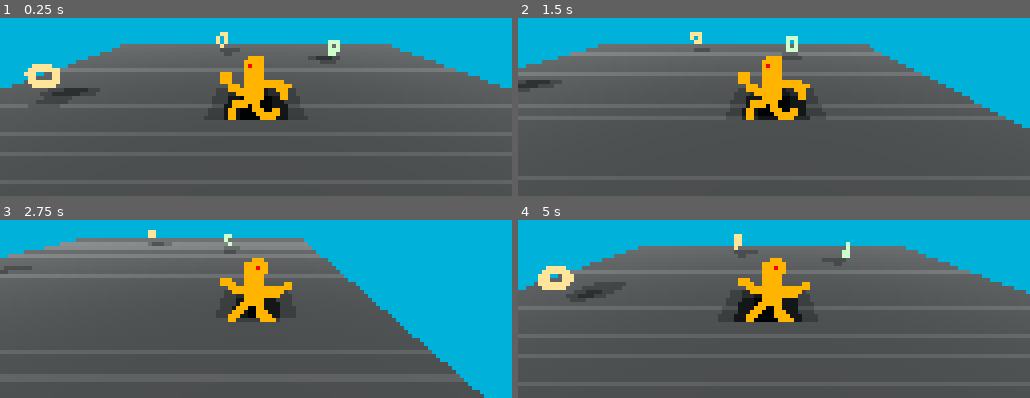
Above: before the commit, frames 1-4 (two rows, left to right).
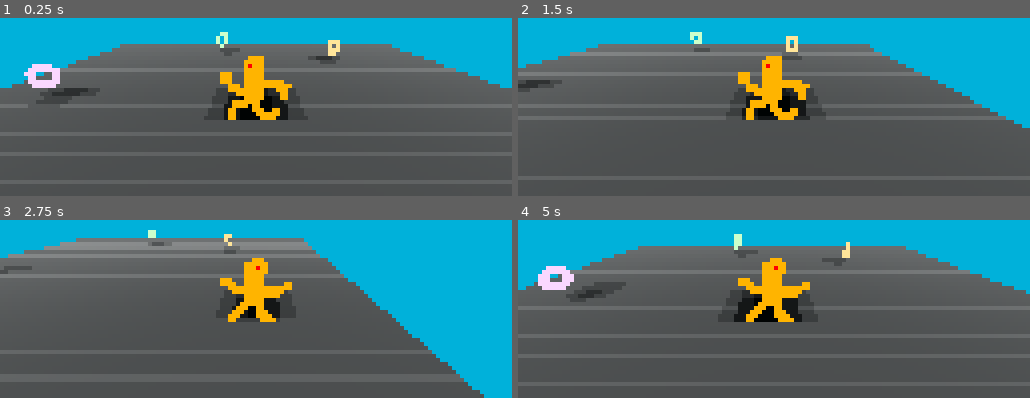
Above: after the commit, the same moments.

Repository: dedekm/loopy-loops
Game: Godot game, scene res://src/Level.tscn
Two runs of this game, one before a commit and one after it. Both use one fixed random seed, a clock stepped at 60 frames per second and the inputs below.
Inputs:
- Up to frame 1 (0.25 s): no input
- Up to frame 2 (1.5 s): hold D (strafe_right) 0.53-1.28 s; hold S (move_backward) from 1.28 s (still down)
- Up to frame 3 (2.75 s): release S (move_backward) at 2.03 s; hold D (strafe_right) from 2.03 s (still down)
- Up to frame 4 (5 s): release D (strafe_right) at 2.78 s; hold W (move_forward) 2.78-3.53 s; hold Left (strafe_left) from 3.53 s (still down)

The runs differ from the first frame. In frame 1, 0.9% of the frame differs, in the area x 4-67%, y 7-40%; in frame 2, 0.3%; in frame 3, 0.1%; in frame 4, 0.9%.

Commit message:
add loop particles

Diff:
--- a/src/Loop.gd
+++ b/src/Loop.gd
@@ -1,14 +1,26 @@
 extends Spatial
 
-var colors = [Color("#ccffcc"),
-              Color("#ffe599"),
-              Color("#fad7ff")]
+const colors = [Color("#ccffcc"),
+                Color("#ffe599"),
+                Color("#fad7ff")]
 
-func _ready() -> void:
+func _init() -> void:
   var material = SpatialMaterial.new()
   material.albedo_color = colors[randi() % colors.size()]
   material.flags_unshaded = true
   $Torus001.set_surface_material(0, material)
 
 func _on_Area_body_entered(_body: Node) -> void:
-  queue_free()
+  if $Torus001.visible:
+    $CrunchParticles.mesh = $CrunchParticles.mesh.duplicate()
+    $CrunchParticles.mesh.surface_set_material(0, $Torus001.get_surface_material(0))
+
+    $CrunchParticles.set_emitting(true)
+    $Torus001.visible = false
+
+    var timer = Timer.new()
+    timer.autostart = true
+    timer.wait_time = 1
+    timer.one_shot = true
+    timer.connect("timeout", self, "queue_free")
+    add_child(timer)
--- a/src/Loop.tscn
+++ b/src/Loop.tscn
@@ -10,7 +10,7 @@
 length = 3.0
 loop = true
 tracks/0/type = "value"
-tracks/0/path = NodePath(".:rotation_degrees")
+tracks/0/path = NodePath("Torus001:rotation_degrees")
 tracks/0/interp = 1
 tracks/0/loop_wrap = true
 tracks/0/imported = false
@@ -19,25 +19,42 @@
 "times": PoolRealArray( 0, 3 ),
 "transitions": PoolRealArray( 1, 1 ),
 "update": 0,
-"values": [ Vector3( 0, 0, 0 ), Vector3( 0, 360, 0 ) ]
+"values": [ Vector3( 90, 0, 0 ), Vector3( 90, 360, 0 ) ]
 }
 
+[sub_resource type="QuadMesh" id=3]
+size = Vector2( 0.25, 0.25 )
+
 [node name="Loop" instance=ExtResource( 1 )]
-transform = Transform( -0.92492, 0, -0.380163, 0, 1, 0, 0.380163, 0, -0.92492, 0, 0, 0 )
+transform = Transform( 1, 0, 6.51683e-07, 0, 1, 0, -6.51683e-07, 0, 1, 0, 0, 0 )
 script = ExtResource( 2 )
 
 [node name="Torus001" parent="." index="0"]
 transform = Transform( 0.5, 0, 0, 0, -2.18557e-08, -0.5, 0, 0.5, -2.18557e-08, 0, 0, 0 )
 
-[node name="Area" type="Area" parent="." index="1"]
+[node name="Area" type="Area" parent="Torus001" index="0"]
+transform = Transform( 2, -3.55271e-15, -5.96046e-08, 5.96046e-08, -8.74228e-08, 2, -3.55271e-15, -2, -8.74228e-08, 0, 0, 0 )
 collision_layer = 4
 collision_mask = 2
 
-[node name="CollisionShape" type="CollisionShape" parent="Area" index="0"]
+[node name="CollisionShape" type="CollisionShape" parent="Torus001/Area" index="0"]
 transform = Transform( 0.4, 0, 0, 0, -8.74228e-09, -0.4, 0, 0.2, -1.74846e-08, 0, 0, 0 )
 shape = SubResource( 1 )
 
-[node name="AnimationPlayer" type="AnimationPlayer" parent="." index="2"]
+[node name="AnimationPlayer" type="AnimationPlayer" parent="." index="1"]
 autoplay = "spin"
 anims/spin = SubResource( 2 )
-[connection signal="body_entered" from="Area" to="." method="_on_Area_body_entered"]
+
+[node name="CrunchParticles" type="CPUParticles" parent="." index="2"]
+emitting = false
+amount = 4
+one_shot = true
+explosiveness = 0.5
+mesh = SubResource( 3 )
+flag_disable_z = true
+direction = Vector3( 0, 1, 0 )
+initial_velocity = 4.0
+orbit_velocity = 0.0
+orbit_velocity_random = 0.0
+orbit_velocity_curve = null
+[connection signal="body_entered" from="Torus001/Area" to="." method="_on_Area_body_entered"]
Not shown: 1 places in src/Loop.tscn that only renumber resources
